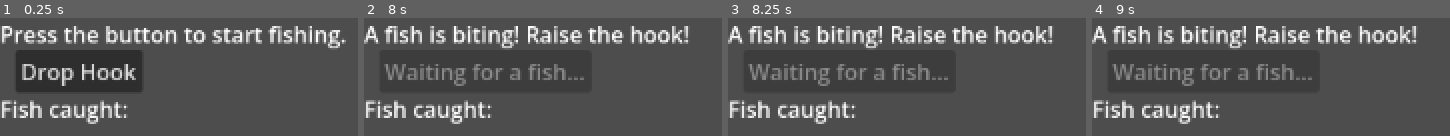
Above: before the commit, frames 1-4 (left to right).
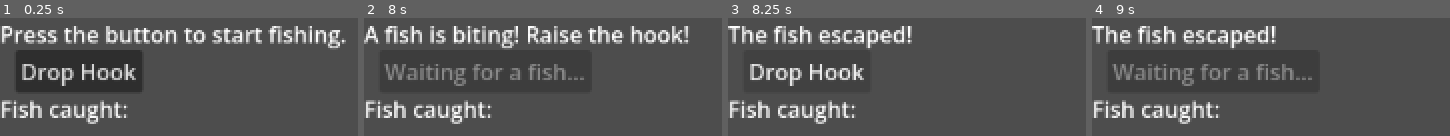
Above: after the commit, the same moments.

Repository: fehudma/godot_projects
Game: Godot game, scene res://Scenes/Main.tscn
Same seed, same stepped clock (60 frames per second), same inputs: the game is played once before the commit and once after it.
Inputs (mouse positions are in pixels of both pictures, inside the frame that each line leads up to):
- Up to frame 1 (0.25 s): no input
- Up to frame 2 (8 s): click "Drop Hook" at 0.5 s; tap Enter at 1.25, 2.75, 4.25 s; tap Space at 2, 3.5, 5 s; click "Raise the hook!" at 6.5 s
- Up to frame 3 (8.25 s): no input
- Up to frame 4 (9 s): click (1170, 71) at 8.75 s, where only the run after the commit has a clickable "Drop Hook"

Frames 1-2 are identical in both runs. In frame 3, 11% of the frame differs, in the area x 0-91%, y 6-58%; in frame 4, 8.0%.

Commit message:
state tree commit #1

Diff:
--- a/Scenes/Main.tscn
+++ b/Scenes/Main.tscn
@@ -34,6 +34,8 @@
 one_shot = true
 
 [node name="CatchTimer" type="Timer" parent="." unique_id=426701782]
+one_shot = true
 
 [connection signal="pressed" from="ActionButton" to="." method="_on_action_button_pressed"]
 [connection signal="timeout" from="BiteTimer" to="." method="_on_bite_timer_timeout"]
+[connection signal="timeout" from="CatchTimer" to="." method="_on_catch_timer_timeout"]
--- a/Scenes/main.gd
+++ b/Scenes/main.gd
@@ -4,18 +4,24 @@
 @onready var action_button: Button = $ActionButton
 @onready var score_label: Label = $ScoreLabel
 @onready var bite_timer: Timer = $BiteTimer
+@onready var catch_timer: Timer = $CatchTimer
+
+const STARTING_SCORE: int = 0
+
+var fish_is_biting := false
+
+enum FishingState {
+	READY,
+	WAITING_FOR_BITE,
+	FISH_BITING
+}
+
+var fishing_state: FishingState = FishingState.READY
 
 
 # Called when the node enters the scene tree for the first time.
 func _ready() -> void:
 	randomize()
-
-
-# Called every frame. 'delta' is the elapsed time since the previous frame.
-func _process(delta: float) -> void:
-	pass
-
-
 
 func _on_action_button_pressed() -> void:
 	print("Action button pressed")
@@ -27,11 +33,19 @@
 
 
 func _on_bite_timer_timeout() -> void:
+	fish_is_biting = true
+
 	action_button.disabled = false
 	status_label.text = "A fish is biting! Raise the hook!"
 	action_button.text = "Raise the hook!"
 
+	catch_timer.start(2.0)
+
 
 
 func _on_catch_timer_timeout() -> void:
-	pass # Replace with function body.
+	fish_is_biting = false
+
+	status_label.text = "The fish escaped!"
+	action_button.text = "Drop Hook"
+	action_button.disabled = false
